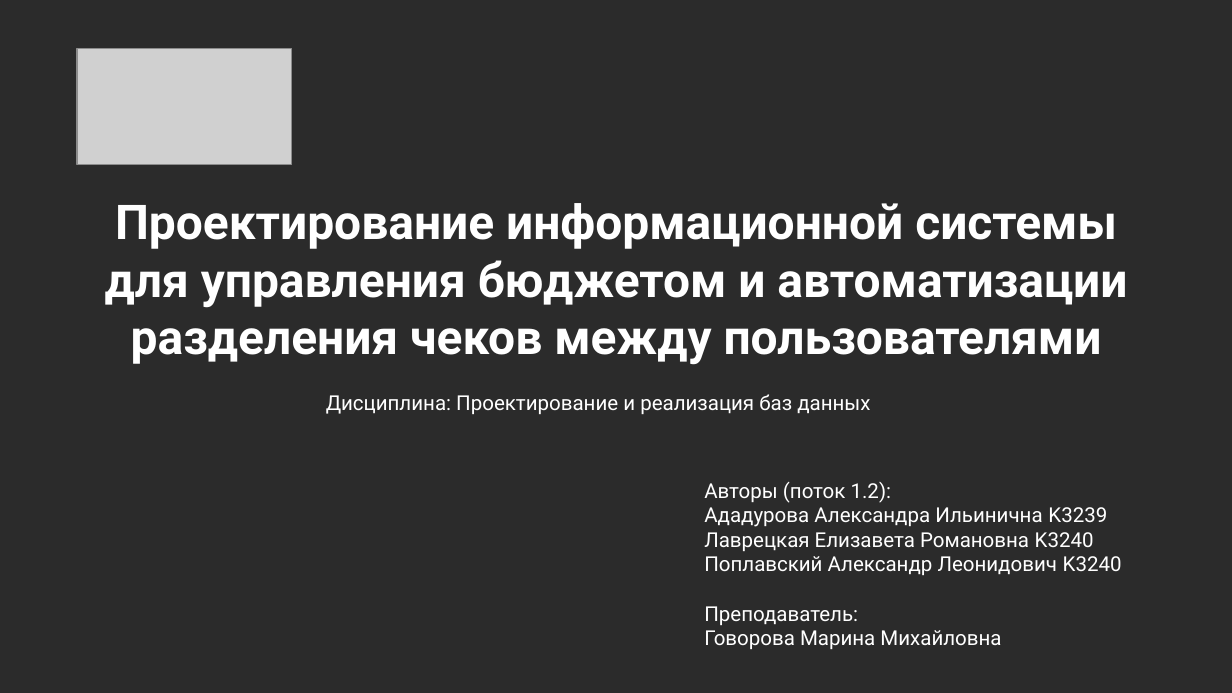
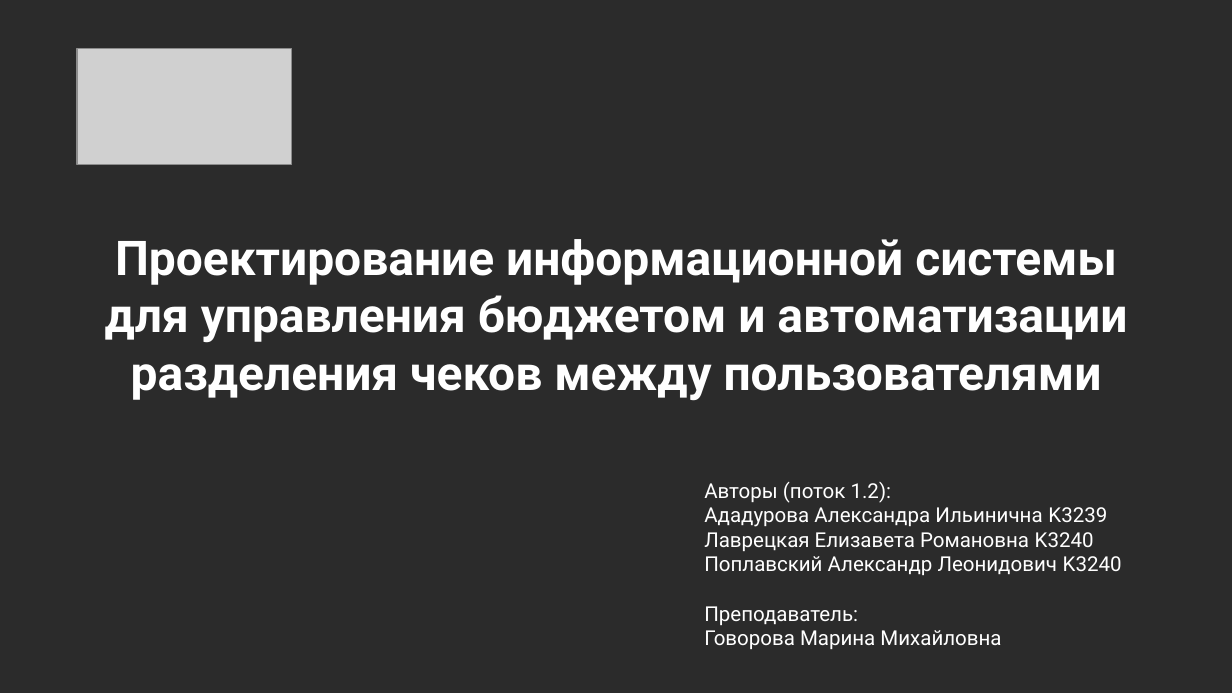
Before and after one commit to kotosusl/DB_Adadurova_Poplavskiy_Lavretskaya, a slide deck: slide 1 of Ададурова_Поплавский_Лаврецкая_лаба1/Presentation_DFD.pptx. Drawn at 1232x693 pixels with LibreOffice and Linux fonts; fonts in the diff are those of the drawing; grey boxes stand for pictures; background and template pictures are left out; a plain dark background stands for a picture behind light text. Boxes give left, top, right and bottom in pixels: in the first picture for what was removed or moved away, otherwise in the second. Text is boxed around its words. In the diff, an @@ line names an element or a change of style, - is before the commit and + after.

Commit message:
changes in presentation

```diff
--- a/Ададурова_Поплавский_Лаврецкая_лаба1/Presentation_DFD.pptx
+++ b/Ададурова_Поплавский_Лаврецкая_лаба1/Presentation_DFD.pptx
@@ title "Проектирование информационной системы для управления ...": place and size @@
-title "Проектирование информационной системы для управления ..." at (105,203,1127,365)
+title "Проектирование информационной системы для управления ..." at (105,239,1127,401)
@@ text removed at (326,394,870,414) @@
-Дисциплина: Проектирование и реализация баз данных
```
Also in this commit, not shown: 2 other slides changed.
